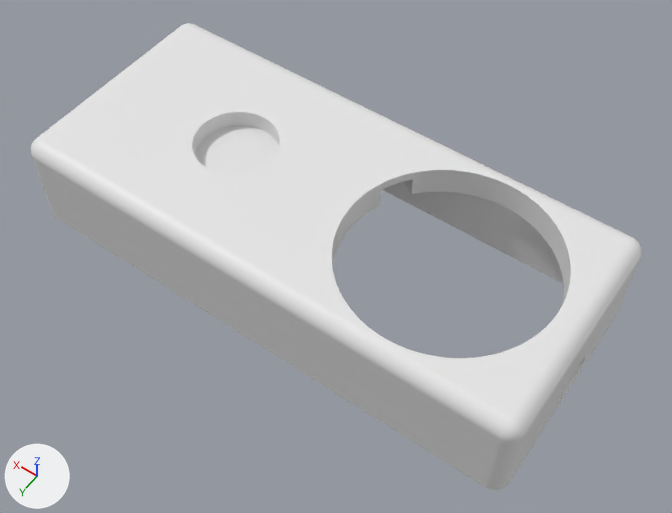
The Blender file [2026] Power Station/07 Revised A.blend as it was, and as the next commit left it.
Before and after are seen from a camera (50 mm lens) standing at (-0.1152, 0.1541, 0.246) and looking at (-0.0099, 0.0066, 0.0143). The axes (+X, +Y, +Z) are drawn at lower left. The lights are the same throughout. The older version comes first.
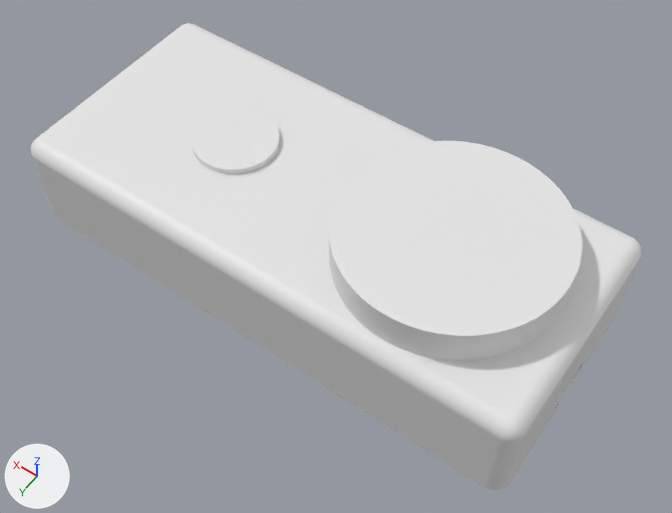
The change, as JSON lines over the scene's bpy script:
```json
{"op": "add", "block": "me_cylinder_001", "code": ["me_cylinder_001 = bpy.data.meshes.new('Cylinder.001')", "me_cylinder_001.from_pydata(...)  # a 500-sided cylinder along z spanning x -1.0..1.0, y -1.0..1.0, z -1.0..1.0"]}
{"op": "add", "block": "me_cylinder_002", "code": ["me_cylinder_002 = bpy.data.meshes.new('Cylinder.002')", "me_cylinder_002.from_pydata(...)  # a 500-sided cylinder along z spanning x -0.0139..0.0139, y -0.0139..0.0139, z -0.0035..0.0035"]}
{"op": "add", "block": "ob_cylinder_001", "code": ["ob_cylinder_001 = bpy.data.objects.new('Cylinder.001', me_cylinder_001)", "ob_cylinder_001.location = (-0.0457, 0.0, 0.035)", "ob_cylinder_001.scale = (0.035, 0.035, 0.011)"]}
{"op": "add", "block": "ob_cylinder_002", "code": ["ob_cylinder_002 = bpy.data.objects.new('Cylinder.002', me_cylinder_002)", "ob_cylinder_002.location = (0.034, 0.0, 0.0325)"]}
```

Pixel boxes [x1, y1, x2, y2] of what changed, in the pictures (672 x 513 px):
```json
{"object": "Cylinder.001", "change": "added", "after": [329, 141, 582, 361]}
{"object": "Cylinder.002", "change": "added", "after": [191, 107, 280, 174]}
```
